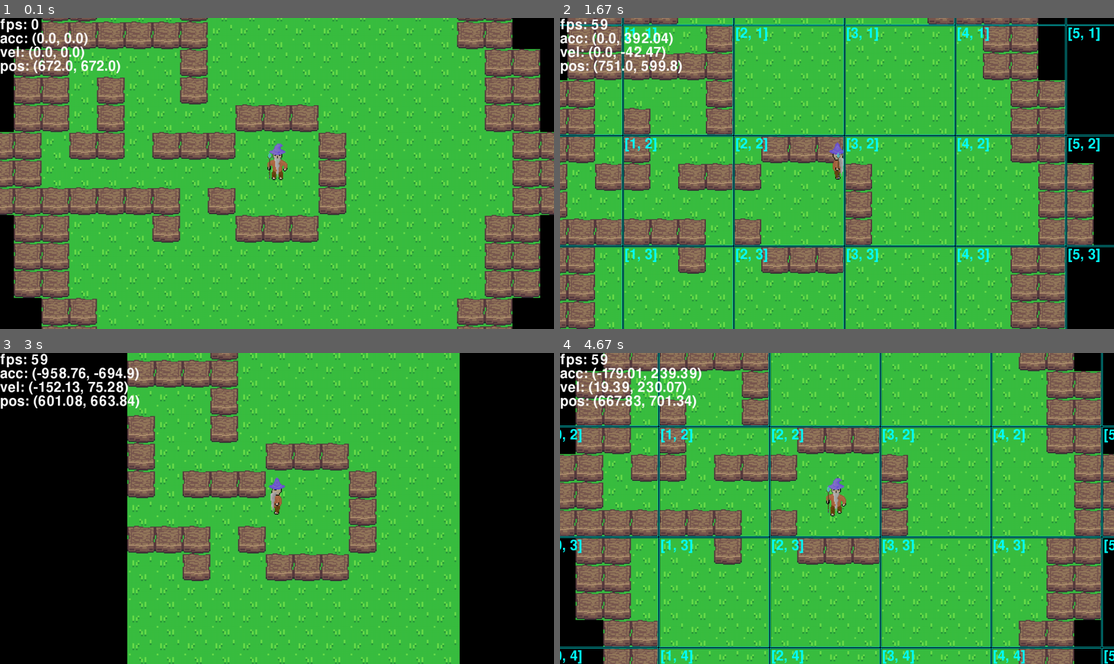
Above: before the commit, frames 1-4 (two rows, left to right).
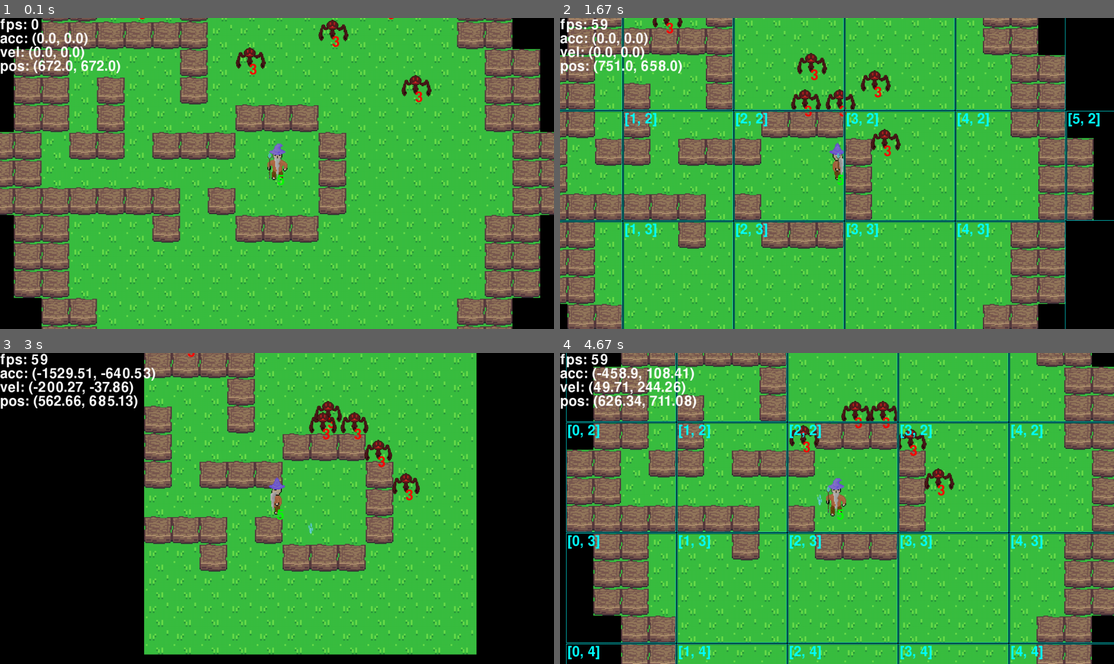
Above: after the commit, the same moments.

Repository: TheCreeper669/Projet_ISN
Game: pygame game, started from __main__.py
Two runs of this game, one before a commit and one after it. Both use one fixed random seed, a clock stepped at 60 frames per second and the inputs below.
Inputs:
- Up to frame 1 (0.1 s): no input
- Up to frame 2 (1.67 s): tap W at 0.33 s; hold Right 0.67-1.13 s; hold Up 1.17-1.47 s; hold Right from 1.5 s (still down); hold D from 1.5 s (still down); tap J at 1.57 s
- Up to frame 3 (3 s): tap J at 1.87, 2.07, 2.37, 2.63, 2.97 s; release Right at 1.97 s; release D at 1.97 s; hold Left 2-2.53 s; hold A 2-2.53 s; tap K at 2.15 s; hold Down 2.57-2.87 s; hold S 2.57-2.87 s; hold Left from 2.9 s (still down); hold A from 2.9 s (still down)
- Up to frame 4 (4.67 s): tap J at 3.27, 3.4, 3.8, 4.1, 4.47 s; release Left at 3.3 s; release A at 3.3 s; hold Up 3.33-3.7 s; hold W 3.33-3.7 s; tap K at 3.48 s; hold Right 3.73-4.37 s; hold D 3.73-4.37 s; hold Down from 4.4 s (still down); hold S from 4.4 s (still down)

The runs differ from the first frame. In frame 1, 0.6% of the frame differs, in the area x 25-78%, y 0-54%; in frame 2, 40%; in frame 3, 29%; in frame 4, 46%, in the area x 0-100%, y 0-100%.

Commit message:
fix anim & add spell & life

Diff:
--- a/data/maps/maze.map
+++ b/data/maps/maze.map
@@ -1,11 +1,11 @@
          fff
       fffWWWfff
    fffWWW---WWWfff
-  fWWW---------WWWf
-  fW---W---------Wf
-  fWWWWW---------Wf
- fW----W----------Wf
- fW-W--W----------Wf
+  fWWW----s----WWWf
+  fW-s-W------s--Wf
+  fWWWWW----s----Wf
+ fW----W-s--------Wf
+ fW-W--W-------s--Wf
  fW-W----WWW------Wf
 fW-WW-WWW---W------Wf
 fW--------p-W------Wf
@@ -15,7 +15,7 @@
  fW---------------Wf
   fW-------------Wf
   fW-------------Wf
-  fW-----------WWWf
+  fWWW---------WWWf
    fffWWW---WWWfff
       fffWWWfff
          fff
--- a/data/settings.json
+++ b/data/settings.json
@@ -1,13 +1,13 @@
 {
+	"minres": [1280, 720],
 	"res": [1280, 720],
-	"fullscreen": false,
 	"framerate": 60,
 	"title": "[Projet ISN]",
 	"icon": "256.png",
 	"keyboard": "default",
 	"draw_submap_info": false,
 	"draw_hitbox": false,
-	"generation_length": 8,
+	"generation_length": 0,
 	"tile_size": 64,
 	"submap_size": 4,
 	"off_screen_alive": 4,
--- a/entities/base.py
+++ b/entities/base.py
@@ -45,6 +45,9 @@
 
 
 class Anim(Image):
+	frames = {}
+	default_frames = {}
+
 	def __init__(self, game, folder, size):
 		Image.__init__(self, pgp.pg.Surface((1, 1)))
 		self.game = game
@@ -54,18 +57,37 @@
 		self.current_value = None
 		self.current_anim = self.default_anim
 		self.counter = 0
+		self.load_frames()
 		self.change_anim([0, 0])
 		self.update(anim= False)
 
 	def load_info(self):
 		self.info = json.load(self.folder + "info.json")
-		self.step = int(self.info["step"] * self.game.framerate)
+		if self.game.framerate != 0:
+			self.step = int(self.info["step"] * self.game.framerate)
+		else:
+			self.step = int(self.info["step"] * 60)
 		self.names = self.info["names"]
 		self.anims = self.info["anims"]
 		self.values = self.info["values"]
 		self.default_frame = self.info["default_frame"]
 		self.no_change_value = self.info["no_change_value"]
 		self.default_anim = self.info["default_anim"]
+
+	def load_frames(self):
+		if self.folder not in self.frames:
+			self.frames[self.folder] = self.anims.copy()
+			self.anims = self.frames[self.folder]
+			for anim in self.anims:
+				for frame in range(len(self.anims[anim])):
+					self.anims[anim][frame] = pgp.pg.transform.scale(pgp.pg.image.load(self.folder + anim + "/" + self.anims[anim][frame] + ".png"), self.size)
+			self.default_anim = self.anims[self.default_anim]
+			self.default_frames[self.folder] = { anim: pgp.pg.transform.scale(pgp.pg.image.load(self.folder + anim + "/" + self.default_frame[anim] + ".png"), self.size) for anim in self.anims }
+			self.default_frame = self.default_frames[self.folder]
+		else:
+			self.anims = self.frames[self.folder]
+			self.default_anim = self.anims[self.default_anim]
+			self.default_frame = self.default_frames[self.folder]
 
 	def get_anim_by_value(self, value):
 		for anim in self.values:
@@ -87,9 +109,9 @@
 				self.counter *= self.step - 1
 			else:
 				self.counter -= 1
-			self.reset_surface(pgp.pg.transform.scale(pgp.pg.image.load(self.folder + self.current_anim + "/" + self.anims[self.current_anim][self.counter // self.step] + ".png"), self.size))
-		else:
-			self.reset_surface(pgp.pg.transform.scale(pgp.pg.image.load(self.folder + self.current_anim + "/" + self.default_frame[self.current_anim] + ".png"), self.size))
+			self.reset_surface(self.anims[self.current_anim][self.counter // self.step])
+		else:
+			self.reset_surface(self.default_frame[self.current_anim])
 
 
 
@@ -190,6 +212,7 @@
 		self.friction_coef = 0
 		self.forces = vec(0)
 		self.mass = 1
+		self.life = 1
 		# bools
 		self.movable = True
 
@@ -201,6 +224,8 @@
 			self.pos += self.vel * self.game.dt
 			self.forces = vec(0)
 		self.update_pos()
+		if self.life <= 0 and self.submap is not None:
+			self.submap.remove_entity(self)
 
 	def update_pos(self):
 		self.image.center = self.pos + self.hitbox.rcenter
@@ -237,21 +262,28 @@
 					diff.y = posdiff.y + (other.hitbox.image.size[1] + self.hitbox.image.size[1]) / 2
 				#print("diff {}".format(diff))
 				valid = vec(
-					diff.x * self.vel.x < 0 and abs(posdiff.x) >= abs(posdiff.y),
-					diff.y * self.vel.y < 0 and abs(posdiff.y) >= abs(posdiff.x)
+					abs(posdiff.x) > abs(posdiff.y),
+					abs(posdiff.y) > abs(posdiff.x)
 				)
 				#print("valid {}".format(valid))
-				if valid.x:
+				if valid.x and not valid.y:
 					#print("x", end= "")
-					self.vel.x = 0
+					if self.vel.x * diff.x < 0:
+						self.vel.x = 0
 					if self.acc.x * diff.x < 0:
 						self.acc.x = 0
 					self.pos.x += diff.x + (posdiff.x >= 0)
-				if valid.y:
+				if valid.y and not valid.x:
 					#print("y", end= "")
-					self.vel.y = 0
+					if self.vel.y * diff.y < 0:
+						self.vel.y = 0
 					if self.acc.y * diff.y < 0:
 						self.acc.y = 0
 					self.pos.y += diff.y + (posdiff.y >= 0)
-				#print("\n")
+				#print()
 				self.update_pos()
+
+	def attack(self, other):
+		if other.movable:
+			other.forces += self.vel * self.mass
+			other.life -= 1
--- a/entities/display.py
+++ b/entities/display.py
@@ -14,9 +14,15 @@
 			self.image = entities.Image(self.game.font.render(str(self.content), True, self.color))
 		self.image.topleft = self.pos
 
-	def update(self, pos= None):
+	def update(self, pos= None, content= None):
+		if pos is not None:
+			self.pos = pos
+		if content is not None:
+			self.content = content
 		if isinstance(self.content, type(lambda: None)):
 			self.image.reset_surface(self.game.font.render(self.content(self.game), True, self.color))
+		else:
+			self.image = entities.Image(self.game.font.render(str(self.content), True, self.color))
 		self.image.topleft = self.pos
 
 class FixDisplay(Display):
--- a/entities/mob.py
+++ b/entities/mob.py
@@ -1,21 +1,23 @@
 import pygamepp as pgp
 from vars import *
 import entities.base as entities
+import entities.display as display
 
 class Spider(entities.Entity):
 	def __init__(self, game, submap, pos):
 		entities.Entity.__init__(self, game, submap, pos)
 		self.game.groups["mobs"].add(self)
-		self.game.groups["mobs"].add(self)
 		self.image = entities.Anim(self.game, DIR_IMAGE_ENTITIES + "spider/", (self.game.tile_size * 3 / 2, self.game.tile_size * 3 / 2))
 		self.hitbox = entities.Hitbox(self, (1 / 2, 3 / 5), (3 / 5, 2 / 7), color= RED)
-		self.friction_coef = -8
-		self.force_coef = -self.friction_coef * 128
+		self.friction_coef = -self.game.tile_size / 8
+		self.force_coef = -self.friction_coef * self.game.tile_size * 2
 		#max_speed = abs(self.force_coef / self.friction_coef)
 		self.follow_range = self.game.tile_size * 16
 		self.attack_range = self.game.tile_size
 		self.attacking = False
 		self.moving = False
+		self.life = 3
+		self.life_display = display.Display(self.game, self.life, RED, self.pos)
 
 	def update(self):
 		self.attacking = False
@@ -30,6 +32,7 @@
 			to_player.scale_to_length(self.force_coef)
 			self.forces += to_player
 		entities.Entity.update(self)
+		self.life_display.update(self.pos, self.life)
 		self.image.update(True, [self.moving, self.attacking])
 		if self.attacking and self.image.counter == 0:
 			self.attack(self.game.player)
@@ -39,3 +42,8 @@
 
 	def attack(self, other):
 		print("{} attacks {}".format(type(self).__name__, type(other).__name__))
+		entities.Entity.attack(self, other)
+
+	def draw(self, surface, rpos):
+		entities.Entity.draw(self, surface, rpos)
+		self.life_display.draw(surface, rpos)
--- a/entities/player.py
+++ b/entities/player.py
@@ -1,6 +1,8 @@
 import pygamepp as pgp
 from vars import *
 import entities.base as entities
+import entities.spell as spell
+import entities.display as display
 
 class Player(entities.Entity):
 	def __init__(self, game, submap, pos):
@@ -12,15 +14,27 @@
 		self.hitbox = entities.Hitbox(self, (1 / 2, 5 / 7), (2 / 7, 2 / 7), color= RED)
 		self.motion_orientation = vec(0)
 		self.weapon_orientation = vec(0)
+		self.weapon_cooldown = self.game.framerate // 4
+		self.weapon_current_cooldown = 0
 		self.friction_coef = -self.game.tile_size / 8
 		self.force_coef = -self.friction_coef * self.game.tile_size * 4
 		#max_speed = abs(self.force_coef / self.friction_coef)
+		self.life = 5
+		self.life_display = display.Display(self.game, self.life, GREEN, self.pos)
 
 	def update(self):
 		self.motion_orientation = entities.get_orientation(self.game.keys, self.game.keyboard, *K_MOTION)
 		self.forces += self.motion_orientation * self.force_coef
 		entities.Entity.update(self)
+		self.life_display.update(self.pos, self.life)
 		self.image.update(self.motion_orientation != vec(0), self.motion_orientation)
 		self.weapon_orientation = entities.get_orientation(self.game.keys, self.game.keyboard, *K_WEAPON)
-		if self.weapon_orientation != vec(0):
-			pass
+		if self.weapon_current_cooldown > 0:
+			self.weapon_current_cooldown -= 1
+		elif self.weapon_current_cooldown == 0 and self.weapon_orientation != vec(0):
+			self.weapon_current_cooldown = self.weapon_cooldown
+			spell.IceSpell(self)
+
+	def draw(self, surface, rpos):
+		entities.Entity.draw(self, surface, rpos)
+		self.life_display.draw(surface, rpos)
--- a/entities/spell.py
+++ b/entities/spell.py
@@ -3,25 +3,33 @@
 import entities.base as entities
 
 class IceSpell(entities.Entity):
-	def __init__(self, game, submap, pos, owner):
-		entities.Entity.__init__(self, game, submap, pos)
+	def __init__(self, owner):
+		entities.Entity.__init__(self, owner.game, owner.submap, owner.pos)
 		self.game.groups["spells"].add(self)
 		self.owner = owner
-		self.image = entities.Image(pgp.pg.transform.scale(pgp.pg.image.load(DIR_IMAGE_ENTITIES + "ice_spell.png"), (self.game.tile_size / 2, self.game.tile_size / 2)))
+		self.motion_orientation = vec(self.owner.weapon_orientation)
+		self.submap.add_entity(self)
+		self.image = entities.Image(
+			pgp.pg.transform.rotate(
+				pgp.pg.transform.scale(
+					pgp.pg.image.load(DIR_IMAGE_ENTITIES + "ice_spell.png"),
+					(self.game.tile_size * 2 // 3, self.game.tile_size * 2 // 3)
+				),
+				self.motion_orientation.as_polar()[1]
+			)
+		)
 		self.hitbox = entities.Hitbox(self, (1 / 2, 1 / 2), (2 / 7, 2 / 7), color= RED)
-		self.motion_orientation = vec(0)
 		self.friction_coef = -self.game.tile_size / 256
-		self.force_coef = self.game.tile_size * 4
+		self.force_coef = self.game.tile_size * 16
 		#max_speed = abs(self.force_coef / self.friction_coef)
 
 	def update(self):
-		self.motion_orientation = entities.get_orientation(self.game.keys, self.game.keyboard, *K_MOTION)
 		self.forces += self.motion_orientation * self.force_coef
 		entities.Entity.update(self)
-		self.image.update(self.motion_orientation != vec(0), self.motion_orientation)
 
-	def collision(self, other):
-		entities.Entity.collision(self, other)
+	def collide(self, other):
+		entities.Entity.collide(self, other)
 		if other is not self.owner:
-			other.forces += self.vel.length() * self.mass
-			self.kill()
+			self.attack(other)
+			if self.submap is not None:
+				self.submap.remove_entity(self)
--- a/game.py
+++ b/game.py
@@ -24,7 +24,7 @@
 		self.groups = [
 			"all", "sprites", "entities", "submaps",
 			"displays", "fix_displays", "hitboxs", "fakewalls",
-			"players", "mobs", "stationaries", "walls",
+			"players", "mobs", "stationaries", "walls", "spells",
 			"find_submap_sprites", "find_submap_entities"
 		]
 
@@ -47,6 +47,7 @@
 			"fakewalls",
 			"walls",
 			"mobs",
+			"spells",
 			"players"
 		]
 
@@ -87,7 +88,6 @@
 
 		self.dt = 0
 
-		# play main loop
 		for i in range(4):
 			self.clock.tick(self.framerate)
 		self.stop = False
@@ -96,9 +96,9 @@
 
 	def load_settings(self):
 		settings = json.load(FILE_SETTINGS)
+		self.minres = settings["minres"]
 		self.res = settings["res"]
 		self.on_screen = self.res.copy()
-		self.fullscreen = settings["fullscreen"]
 		self.title = settings["title"]
 		self.icon = settings["icon"]
 		self.framerate = settings["framerate"]
@@ -118,9 +118,10 @@
 
 	def loop(self):
 		self.dt = self.clock.tick(self.framerate)
-		if 1 / (2 * self.framerate) > self.dt or self.dt > 2 / self.framerate:
-			print("/!\\ LAG: {}fps or {}s/t | rather than {}fps or {}s/t".format(round(1 / self.dt), round(self.dt, 3), self.framerate, round(1 / self.framerate, 3)))
-			return
+		if self.framerate != 0:
+			if 1 / (2 * self.framerate) > self.dt or self.dt > 2 / self.framerate:
+				print("/!\\ LAG: {}fps or {}s/t | rather than {}fps or {}s/t".format(round(1 / self.dt), round(self.dt, 3), self.framerate, round(1 / self.framerate, 3)))
+				return
 		if not self.pause:
 			self.events()
 			self.update()
@@ -131,10 +132,10 @@
 			self.draw_pause()
 
 	def set_res(self, new_res):
-		if new_res[0] < 1280:
-			new_res[0] = 1280
-		if new_res[1] < 720:
-			new_res[1] = 720
+		if new_res[0] < self.minres[0]:
+			new_res[0] = self.minres[0]
+		if new_res[1] < self.minres[1]:
+			new_res[1] = self.minres[1]
 
 		self.res = new_res
 
--- a/map.py
+++ b/map.py
@@ -65,6 +65,7 @@
 		self.content = pgp.pg.sprite.Group()
 		self.sprites = pgp.pg.sprite.Group()
 		self.entities = pgp.pg.sprite.Group()
+		self.movable = pgp.pg.sprite.Group()
 		self.collidable = self.entities.copy()
 		if not empty:
 			for i in range(self.game.submap_size):
@@ -133,12 +134,16 @@
 		if entity in self.game.groups["find_submap_entities"]:
 			self.game.groups["find_submap_entities"].remove(entity)
 		entity.submap = self
+		if entity.movable:
+			self.movable.add(entity)
 
 	def remove_entity(self, entity):
 		#print("entity {} removed from {}".format(entity, self.submap_pos))
 		self.entities.remove(entity)
 		self.game.groups["find_submap_entities"].add(entity)
 		entity.submap = None
+		if entity in self.movable:
+			self.movable.remove(entity)
 
 	def update(self):
 		# sprites
@@ -157,7 +162,7 @@
 		# entities
 		for entity in self.entities:
 			entity.update()
-		for entity in self.collidable:
+		for entity in self.movable:
 			self.collidable.remove(entity)
 			for submap in self.links:
 				for collided in pgp.pg.sprite.spritecollide(entity, submap.collidable, dokill= False, collided= entities.collide):
Not shown, changed: README.md
Binary file changed: data/images/entities/ice_spell.png
